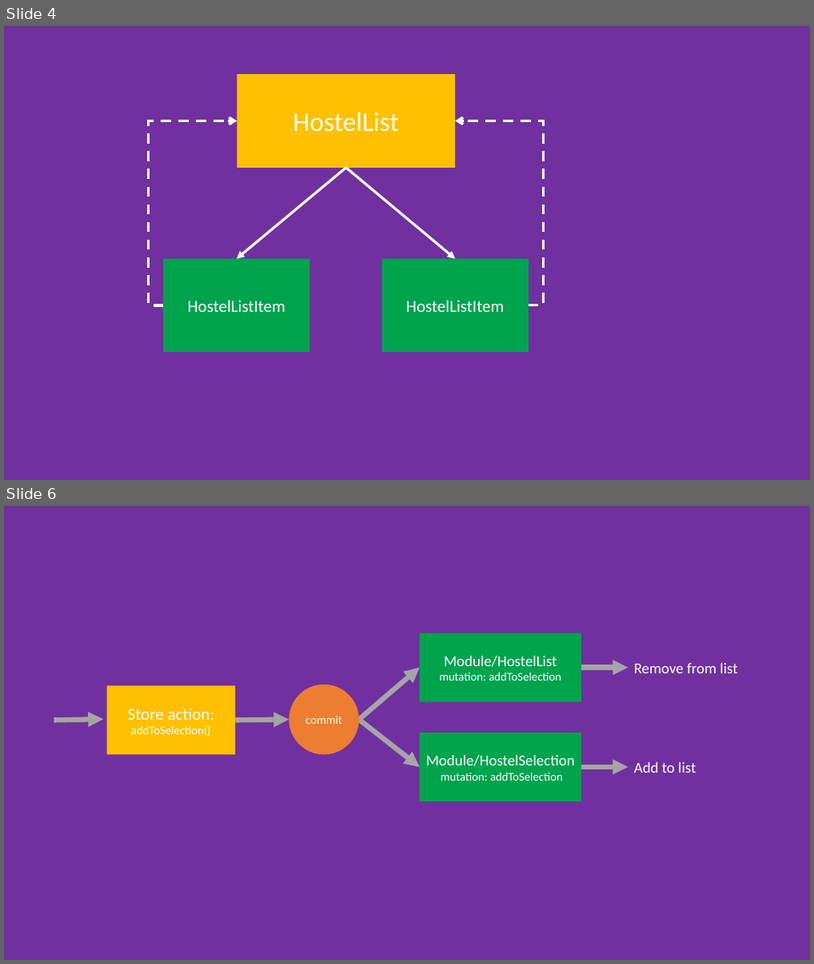
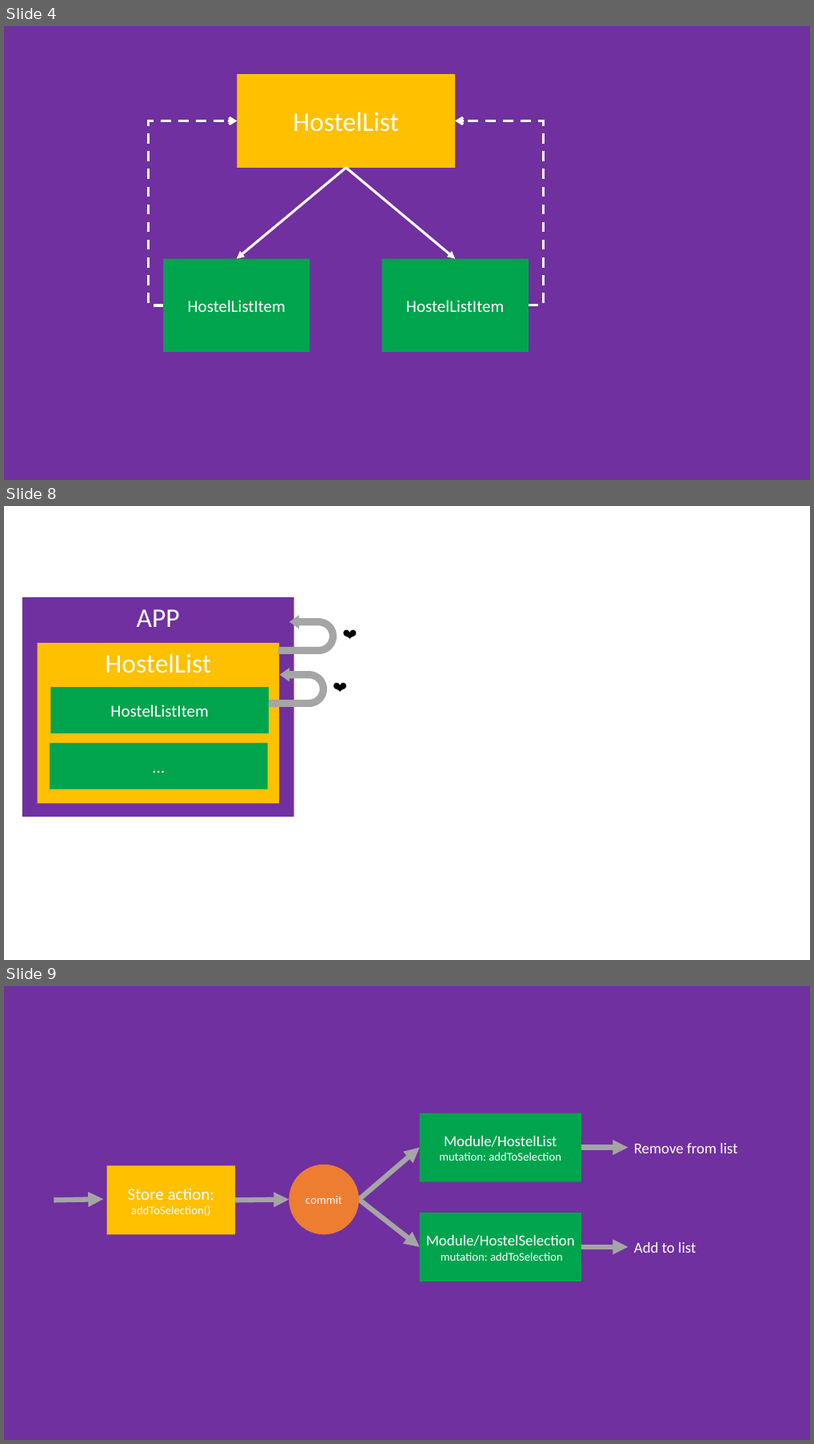
Before and after one commit to maxpou-slides/vuejs-training, a slide deck: resources/schemas.pptx. Shown one above the other, each under a label of ours: slides 4 and 6 before the commit, slides 4, 8 and 9 after it; the slides between them are not shown. The pictures are 814x964 and 814x1444 pixels, drawn with LibreOffice and Linux fonts; fonts in the diff are those of the drawing. Boxes give left, top, right and bottom in pixels: in the first picture for what was removed or moved away, otherwise in the second. Text is boxed around its words. In the diff, an @@ line names an element or a change of style, - is before the commit and + after.

```diff
--- a/resources/schemas.pptx
+++ b/resources/schemas.pptx
@@ slide 8 added at <box>4,506,810,960</box>, background #FFFFFF @@
@@ rectangle added at <box>22,597,294,816</box>, fill #7030A0, 32 pt, text #FFFFFF @@
+APP
@@ uturn arrow added at <box>278,615,338,654</box>, fill #A5A5A5 @@
@@ text added at <box>337,622,364,646</box>, 18 pt, text #000000 @@
+❤️
@@ rectangle added at <box>38,643,279,803</box>, fill #FFC000, 32 pt, text #FFFFFF @@
+HostelList
@@ uturn arrow added at <box>269,668,328,707</box>, fill #A5A5A5 @@
@@ rectangle added at <box>50,687,268,733</box>, fill #00A44D, 20 pt, text #FFFFFF @@
+HostelListItem
@@ text added at <box>327,675,354,699</box>, 18 pt, text #000000 @@
+❤️
@@ rectangle added at <box>50,743,268,788</box>, fill #00A44D, 20 pt, text #FFFFFF @@
+…
@@ what was slide 6 is now slide 9 @@
```
Also in this commit, not shown: 1 slide changed, 2 other slides added, 15 other files.
